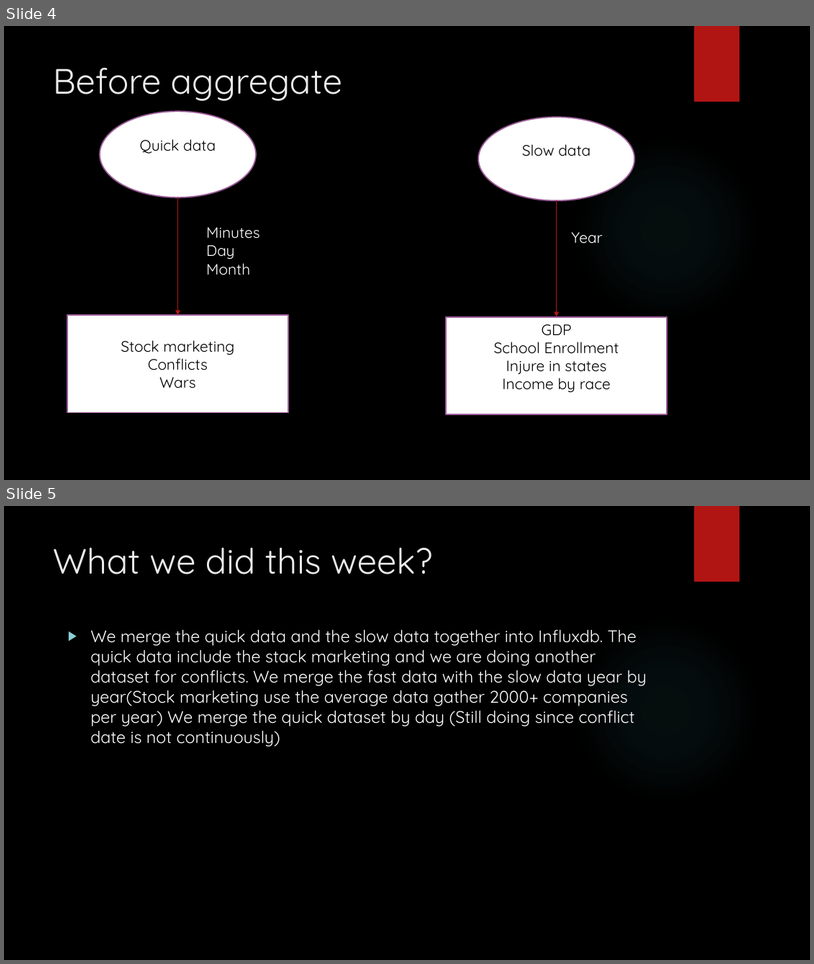
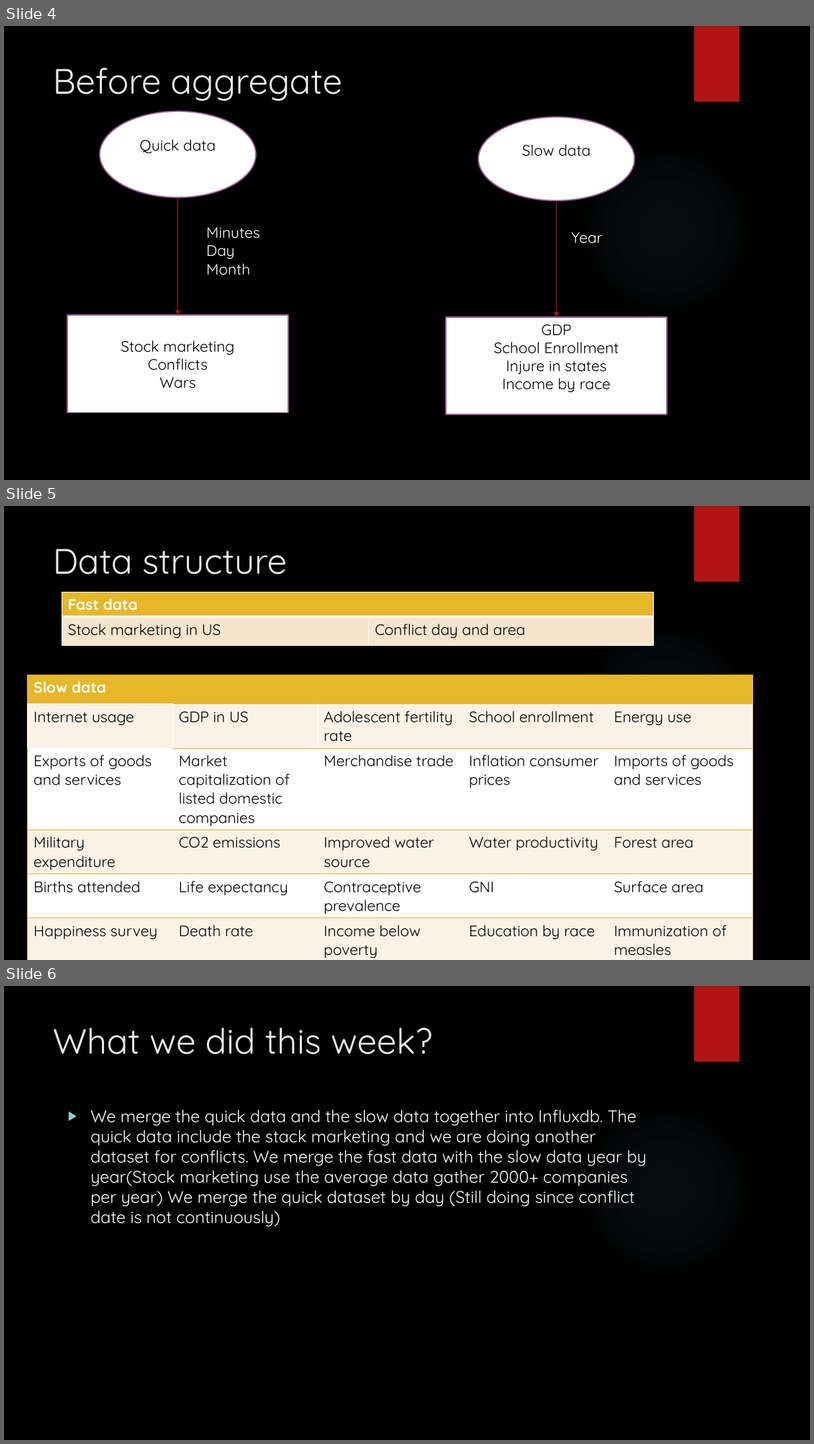
Before and after one commit to SocialWeather/SocialWeather, a slide deck: Social Weather Presentation.pptx. Shown one above the other, each under a label of ours: slides 4 and 5 before the commit, slides 4, 5 and 6 after it. The pictures are 814x964 and 814x1444 pixels, drawn with LibreOffice and Linux fonts; fonts in the diff are those of the drawing; background and template pictures are left out. Boxes give left, top, right and bottom in pixels: in the first picture for what was removed or moved away, otherwise in the second. Text is boxed around its words. In the diff, an @@ line names an element or a change of style, - is before the commit and + after.

```diff
--- a/Social Weather Presentation.pptx
+++ b/Social Weather Presentation.pptx
@@ slide 5 added at (4, 506, 810, 960), background picture (left out); not listed: 2 template elements that a slide beside it also shows @@
@@ title added at (53, 548, 287, 574), 42 pt, text #EBEBEB @@
+Data structure
@@ table added at (62, 592, 654, 645), 2 rows, 2 columns @@
+Fast data | 
+Stock marketing in US | Conflict day and area
@@ table added at (28, 674, 754, 960), 6 rows, 5 columns @@
+Slow data |  |  |  | 
+Internet usage | GDP in US | Adolescent fertility rate | School enrollment | Energy use
+Exports of goods and services | Market capitalization of listed domestic companies | Merchandise trade | Inflation consumer prices | Imports of goods and services
+Military expenditure | CO2 emissions | Improved water source | Water productivity | Forest area
+Births attended | Life expectancy | Contraceptive prevalence | GNI | Surface area
+Happiness survey | Death rate | Income below poverty | Education by race | Immunization of measles
@@ what was slide 5 is now slide 6 @@
```
Also in this commit, not shown: 1 other slide added.
